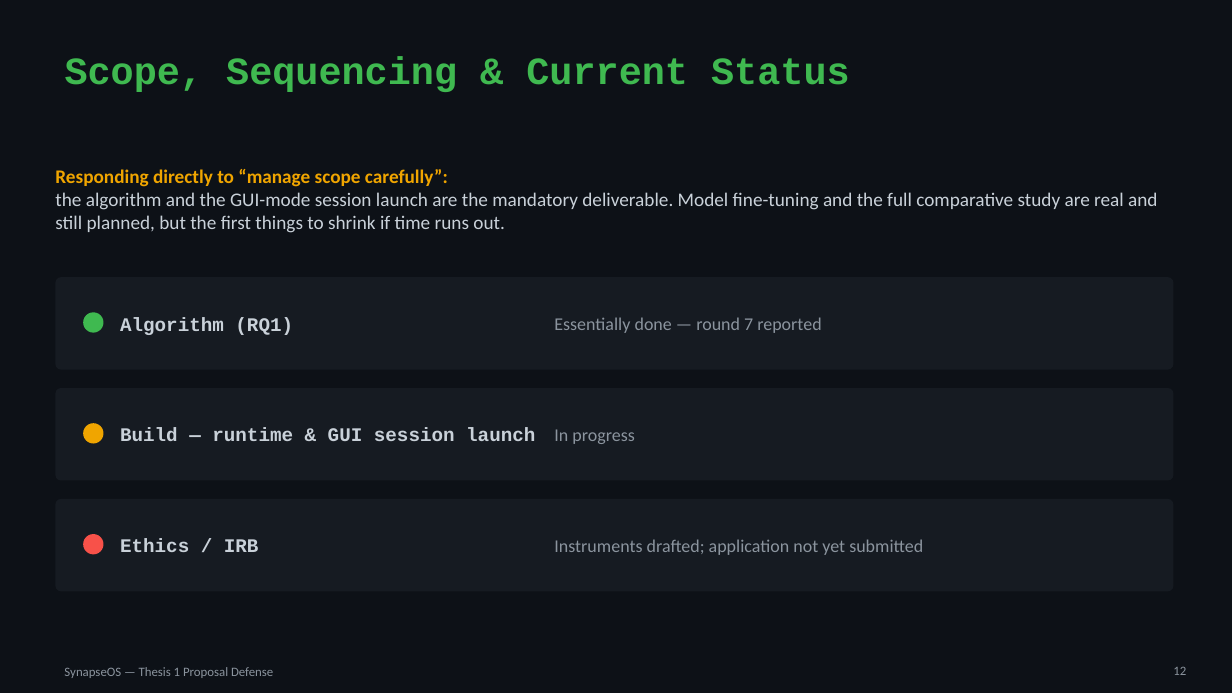
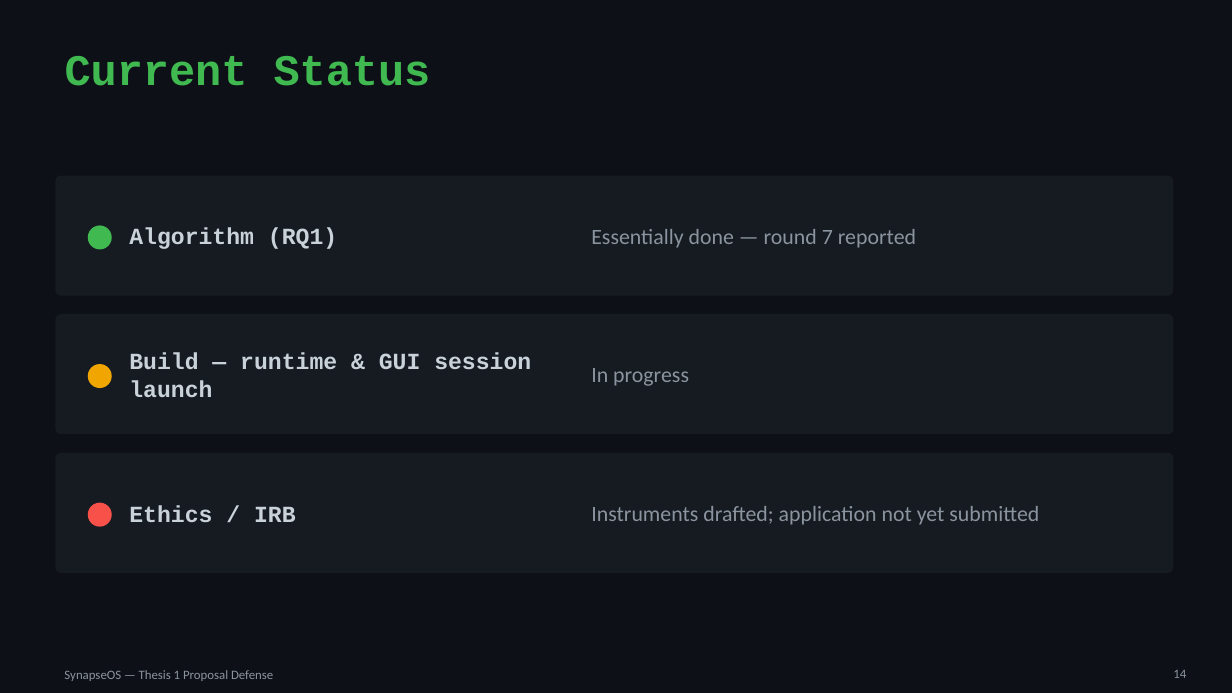
Before and after one commit to willardcsoriano/thesis, a slide deck: slide 14 of thesis 1/defense/SynapseOS_Proposal_Defense.pptx (slide 12 before the commit). Drawn at 1232x693 pixels with LibreOffice and Linux fonts; fonts in the diff are those of the drawing. Boxes give left, top, right and bottom in pixels: in the first picture for what was removed or moved away, otherwise in the second. Text is boxed around its words. In the diff, an @@ line names an element or a change of style, - is before the commit and + after.

```diff
--- a/thesis 1/defense/SynapseOS_Proposal_Defense.pptx
+++ b/thesis 1/defense/SynapseOS_Proposal_Defense.pptx
@@ title at bbox=[65, 56, 431, 86]: text changed; size 30 to 34 pt @@
-Scope, Sequencing & Current Status
+Current Status
@@ proportions changed in 3 elements at bbox=[55, 453, 1174, 573], bbox=[55, 314, 1174, 434], bbox=[55, 176, 1174, 296] @@
@@ rounded rectangle: place and size @@
-rounded rectangle at bbox=[55, 388, 1174, 481]
+rounded rectangle at bbox=[55, 176, 1174, 296]
@@ text removed at bbox=[55, 169, 1157, 233] @@
-Responding directly to “manage scope carefully”:
-the algorithm and the GUI-mode session launch are the mandatory deliverable. Model fine-tuning and the full comparative study are real and still planned, but the first things to shrink if time runs out.
@@ size 15 to 18 pt in 3 elements at bbox=[129, 505, 296, 522], bbox=[129, 352, 531, 397], bbox=[129, 228, 337, 249] @@
@@ text "Algorithm (RQ1)": place and size @@
-text "Algorithm (RQ1)" at bbox=[120, 317, 293, 335]
+text "Algorithm (RQ1)" at bbox=[129, 228, 337, 249]
@@ size 14 to 17 pt in 3 elements at bbox=[591, 506, 1039, 525], bbox=[591, 368, 689, 386], bbox=[591, 229, 916, 248] @@
@@ text "Essentially done — round 7 ...": place and size @@
-text "Essentially done — round 7 ..." at bbox=[554, 317, 821, 333]
+text "Essentially done — round 7 ..." at bbox=[591, 229, 916, 248]
@@ ellipse: place and size @@
-ellipse at bbox=[83, 312, 104, 333]
+ellipse at bbox=[88, 226, 112, 250]
@@ rounded rectangle: place and size @@
-rounded rectangle at bbox=[55, 277, 1174, 370]
+rounded rectangle at bbox=[55, 314, 1174, 434]
@@ text "Build — runtime & GUI ...": place and size @@
-text "Build — runtime & GUI ..." at bbox=[120, 428, 535, 441]
+text "Build — runtime & GUI ..." at bbox=[129, 352, 531, 397]
@@ text "In progress": place and size @@
-text "In progress" at bbox=[554, 429, 634, 444]
+text "In progress" at bbox=[591, 368, 689, 386]
@@ ellipse: place and size @@
-ellipse at bbox=[83, 423, 104, 444]
+ellipse at bbox=[88, 364, 112, 388]
@@ rounded rectangle: place and size @@
-rounded rectangle at bbox=[55, 499, 1174, 592]
+rounded rectangle at bbox=[55, 453, 1174, 573]
@@ text "Ethics / IRB": place and size @@
-text "Ethics / IRB" at bbox=[120, 539, 259, 552]
+text "Ethics / IRB" at bbox=[129, 505, 296, 522]
@@ text "Instruments drafted; application not yet ...": place and size @@
-text "Instruments drafted; application not yet ..." at bbox=[554, 539, 923, 555]
+text "Instruments drafted; application not yet ..." at bbox=[591, 506, 1039, 525]
@@ ellipse: place and size @@
-ellipse at bbox=[83, 534, 104, 555]
+ellipse at bbox=[88, 503, 112, 527]
@@ page number removed at bbox=[1173, 667, 1186, 675] @@
-12
@@ page number added at bbox=[1173, 670, 1186, 678], 10 pt, text #8B949E @@
+14
```
Also in this commit, not shown: 14 other slides changed, 2 slides added, 2 other files.
